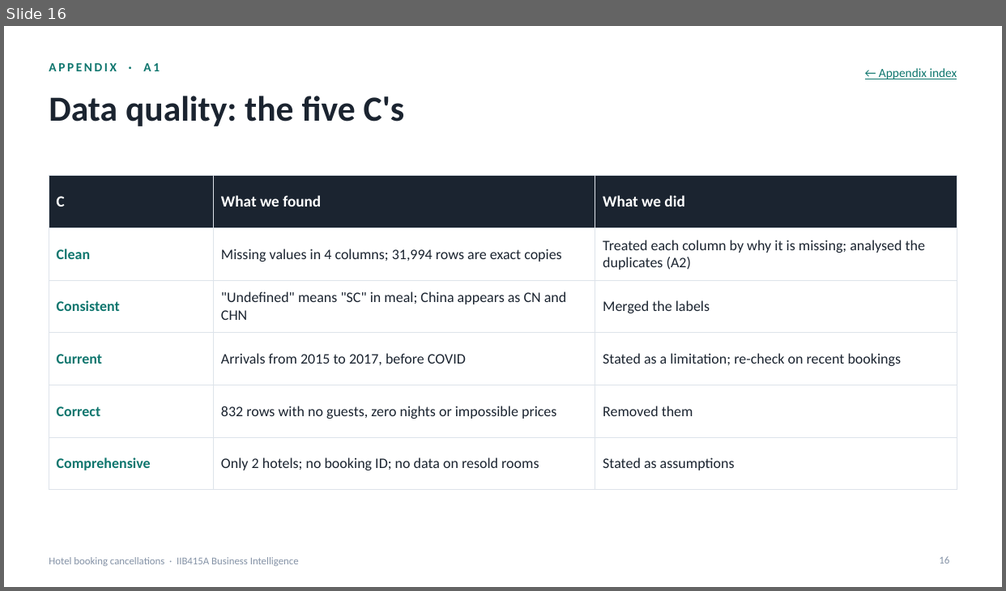
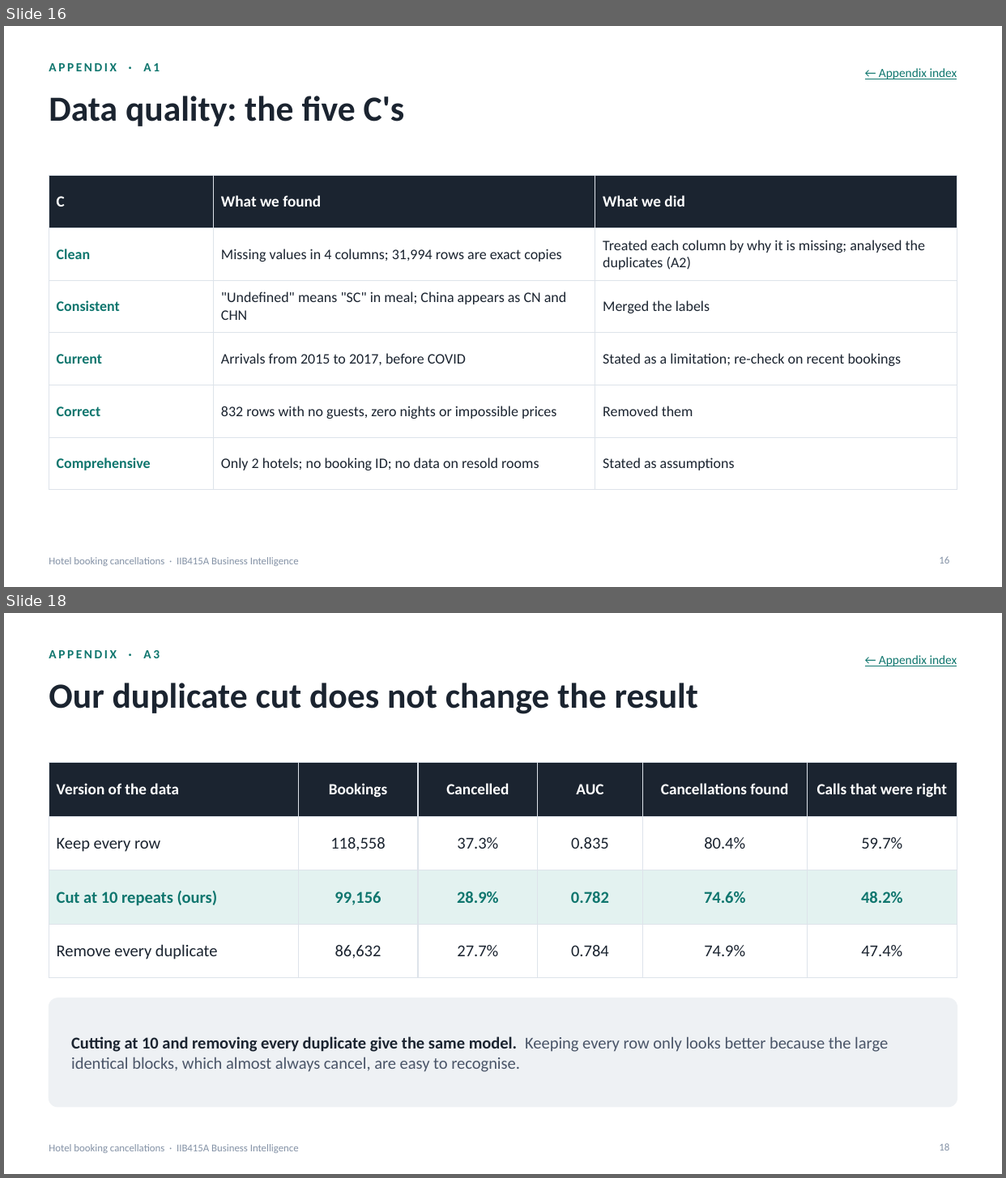
Before and after one commit to nachitonachito/Business-Intelligence, a slide deck: booking/presentacion.pptx. Shown one above the other, each under a label of ours: slide 16 before the commit, slides 16 and 18 after it; the slides between them are not shown. The pictures are 1006x591 and 1006x1178 pixels, drawn with LibreOffice and Linux fonts; fonts in the diff are those of the drawing. Boxes give left, top, right and bottom in pixels: in the first picture for what was removed or moved away, otherwise in the second. Text is boxed around its words. In the diff, an @@ line names an element or a change of style, - is before the commit and + after.

```diff
--- a/booking/presentacion.pptx
+++ b/booking/presentacion.pptx
@@ slide 18 added at (4, 613, 1002, 1174), background #FFFFFF; not listed: 1 template element that a slide beside it also shows @@
@@ text added at (49, 650, 160, 658), 12 pt, text #0F766E, bold @@
+APPENDIX · A3
@@ text added at (879, 655, 957, 666), 12 pt, text #0F766E, underline @@
+← Appendix index
@@ title added at (49, 683, 698, 714), 34 pt, text #1B2430, bold @@
+Our duplicate cut does not change the result
@@ table added at (49, 763, 957, 963), 4 rows, 6 columns @@
+Version of the data | Bookings | Cancelled | AUC | Cancellations found | Calls that were right
+Keep every row | 118,558 | 37.3% | 0.835 | 80.4% | 59.7%
+Cut at 10 repeats (ours) | 99,156 | 28.9% | 0.782 | 74.6% | 48.2%
+Remove every duplicate | 86,632 | 27.7% | 0.784 | 74.9% | 47.4%
@@ rounded rectangle added at (49, 999, 957, 1107), fill #EEF1F4, outline #EEF1F4 1 pt @@
@@ text added at (71, 1037, 888, 1072), 16 pt, text #4A5568 @@
+Cutting at 10 and removing every duplicate give the same model. Keeping every row only looks better because the large identical blocks, which almost always cancel, are easy to recognise.
@@ page number added at (939, 1144, 949, 1151), 10 pt, text #8492A6 @@
+18
```
Also in this commit, not shown: 3 slides changed, 2 other files.
